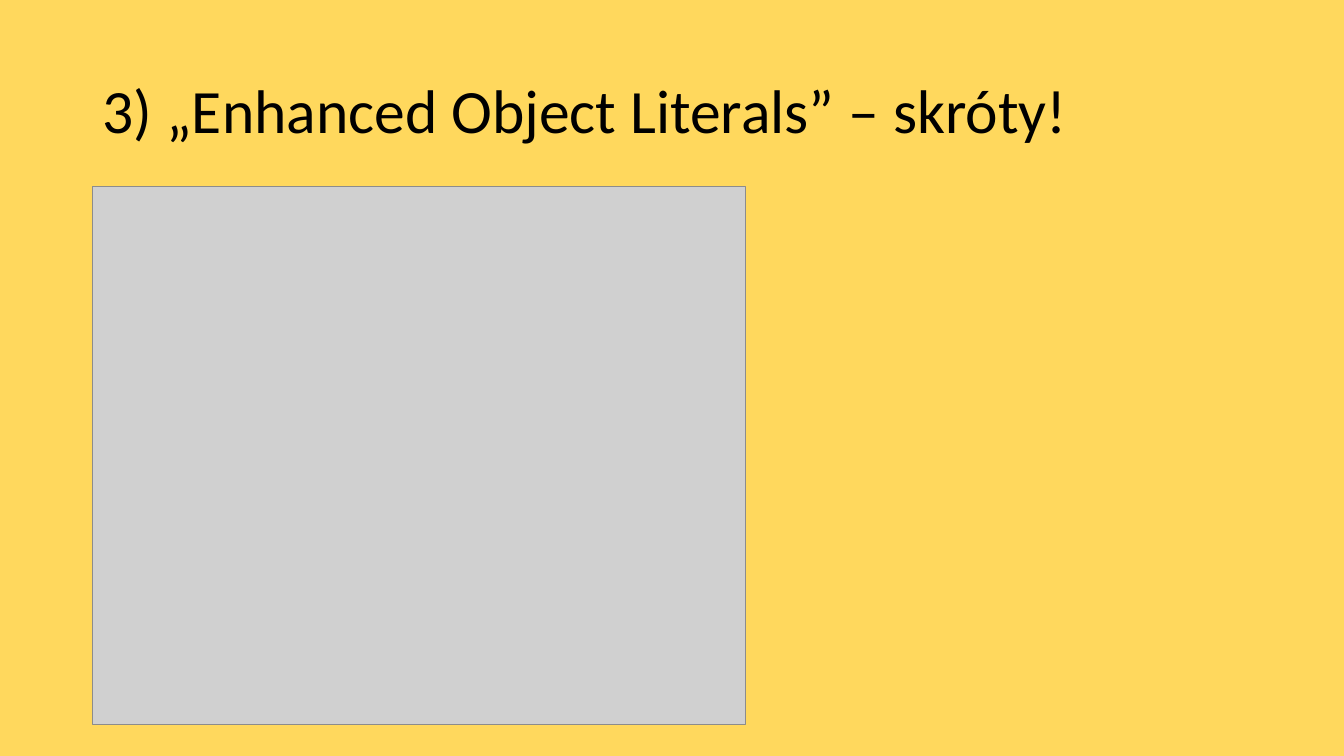
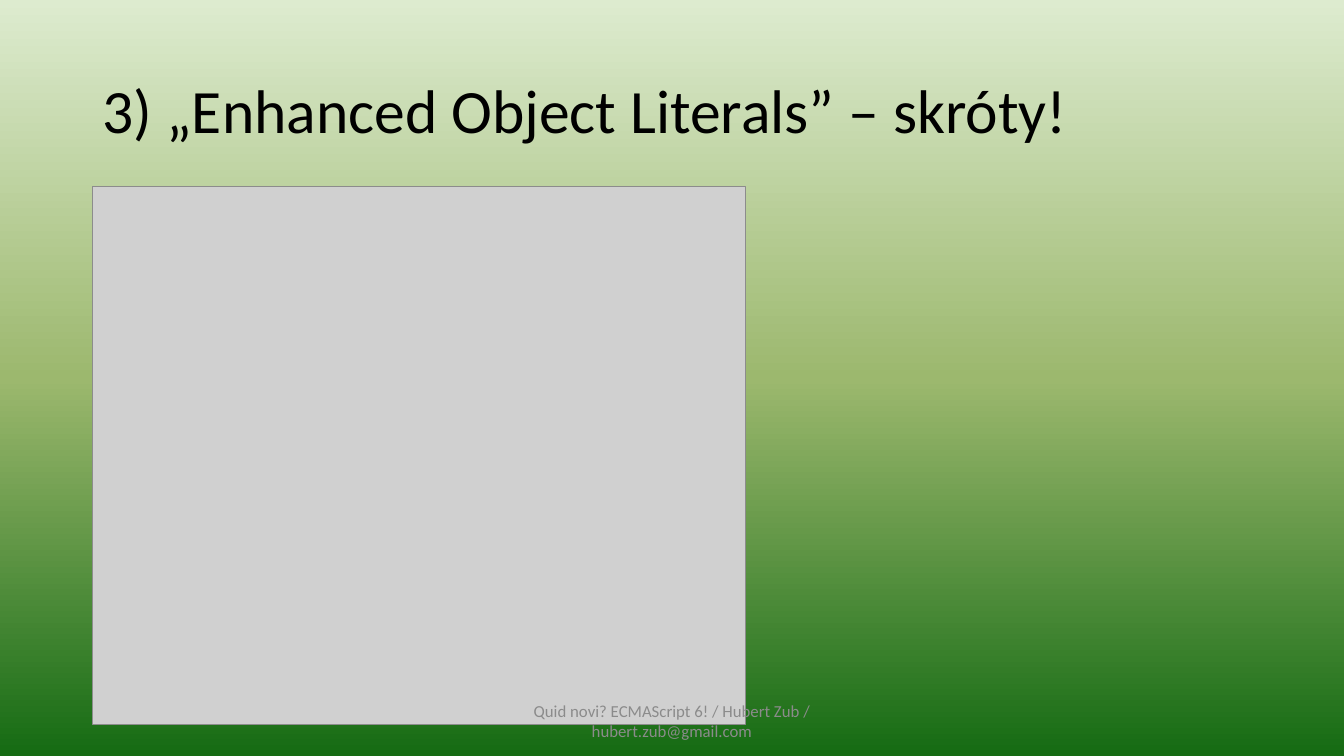
Before and after one commit to hubertzubtt/es6meetjs, a slide deck: slide 20 of prez.pptx (slide 19 before the commit). Drawn at 1344x756 pixels with LibreOffice and Linux fonts; fonts in the diff are those of the drawing; grey boxes stand for pictures. Boxes give left, top, right and bottom in pixels: in the first picture for what was removed or moved away, otherwise in the second. Text is boxed around its words. In the diff, an @@ line names an element or a change of style, - is before the commit and + after.

```diff
--- a/prez.pptx
+++ b/prez.pptx
@@ background #FFD85D to gradient #DDEBCF to #9CB86E to #156B13 @@
@@ text added at bbox=[534, 703, 799, 740], 12 pt, text #8C8C8C @@
+Quid novi? ECMAScript 6! / Hubert Zub / hubert.zub@gmail.com
```
Also in this commit, not shown: 30 other slides changed, 9 slides added, 4 slides removed, 4 other files.
